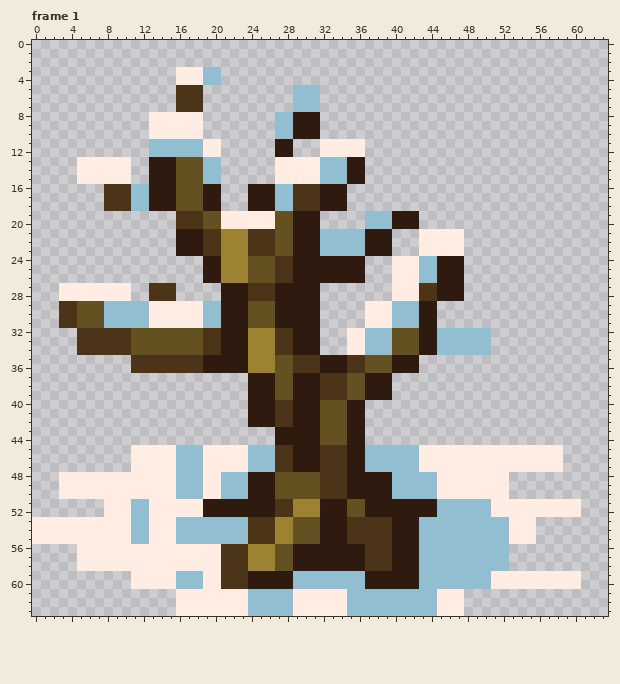
Pixel-art file -- games/jet/assets/art/trees.aseprite. Above is the file before it was changed.
64x64 pixels, 4 frames. Shown: frame 1. The commit also changed other frames, which this record leaves out.
After the commit:
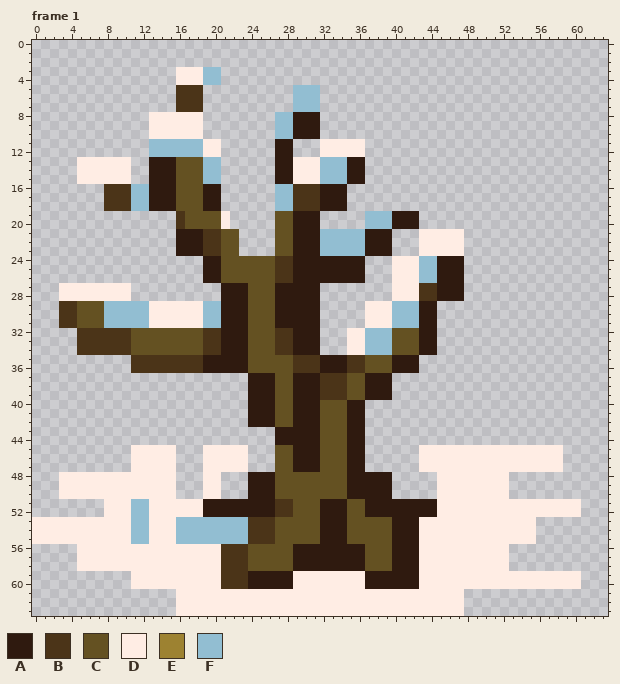
Palette (. is transparent): A #2f1a0f  B #4b3418  C #645122  D #ffede4  E #9d8231  F #92bed2
Difference:
--- frame 1, layer "art"
@@ x 11..30 @@
 12 ..FFFFFFDD......AA..
-13 ..AAACCCFF......DDDD
-14 ..AAACCCFF......DDDD
-15 ..AAACCCFF......DDDD
-16 FFAAACCCAA...AAAFFBB
-17 FFAAACCCAA...AAAFFBB
-18 FFAAACCCAA...AAAFFBB
-19 .....BBBCCDDDDDDCCAA
-20 .....BBBCCDDDDDDCCAA
-21 .....AAABBEEEBBBCCAA
-22 .....AAABBEEEBBBCCAA
-23 .....AAABBEEEBBBCCAA
-24 ........AAEEECCCBBAA
-25 ........AAEEECCCBBAA
-26 ........AAEEECCCBBAA
-27 ..BBB.....AAABBBAAAA
-28 ..BBB.....AAABBBAAAA
+13 ..AAACCCFF......AADD
+14 ..AAACCCFF......AADD
+15 ..AAACCCFF......AADD
+16 FFAAACCCAA......FFBB
+17 FFAAACCCAA......FFBB
+18 FFAAACCCAA......FFBB
+19 .....BCCCCD.....CCAA
+20 .....BCCCCD.....CCAA
+21 .....AAABBCC....CCAA
+22 .....AAABBCC....CCAA
+23 .....AAABBCC....CCAA
+24 ........AACCCCCCBBAA
+25 ........AACCCCCCBBAA
+26 ........AACCCCCCBBAA
+27 ..........AAACCCAAAA
+28 ..........AAACCCAAAA
 29 FFDDDDDDFFAAACCCAAAA
@@ x 22..52 @@
 31 AACCCAAAAA.....DDDFFFAA........
-32 AAEEEBBAAA...DDFFFCCCAAFFFFFF..
-33 AAEEEBBAAA...DDFFFCCCAAFFFFFF..
-34 AAEEEBBAAA...DDFFFCCCAAFFFFFF..
-35 AAEEECCBBBAAABBCCCAAA..........
-36 AAEEECCBBBAAABBCCCAAA..........
+32 AACCCBBAAA...DDFFFCCCAA........
+33 AACCCBBAAA...DDFFFCCCAA........
+34 AACCCBBAAA...DDFFFCCCAA........
+35 AACCCCCBBBAAABBCCCAAA..........
+36 AACCCCCBBBAAABBCCCAAA..........
 37 ..AAACCAAABBBCCAAA.............
@@ x 14..54 @@
 39 ..........AAACCAAABBBCCAAA...............
-40 ..........AAABBAAACCCAA..................
-41 ..........AAABBAAACCCAA..................
-42 ..........AAABBAAACCCAA..................
+40 ..........AAACCAAACCCAA..................
+41 ..........AAACCAAACCCAA..................
+42 ..........AAACCAAACCCAA..................
 43 .............AAAAACCCAA..................
 44 .............AAAAACCCAA..................
-45 DDFFFDDDDDFFFBBAAABBBAAFFFFFFDDDDDDDDDDDD
-46 DDFFFDDDDDFFFBBAAABBBAAFFFFFFDDDDDDDDDDDD
-47 DDFFFDDDDDFFFBBAAABBBAAFFFFFFDDDDDDDDDDDD
-48 DDFFFDDFFFAAACCCCCBBBAAAAAFFFFFDDDDDDDD..
-49 DDFFFDDFFFAAACCCCCBBBAAAAAFFFFFDDDDDDDD..
-50 DDFFFDDFFFAAACCCCCBBBAAAAAFFFFFDDDDDDDD..
-51 DDDDDAAAAAAAABBEEEAAACCAAAAAAAAFFFFFFDDDD
-52 DDDDDAAAAAAAABBEEEAAACCAAAAAAAAFFFFFFDDDD
-53 DDFFFFFFFFBBBEECCCAAABBBBBAAAFFFFFFFFFFDD
-54 DDFFFFFFFFBBBEECCCAAABBBBBAAAFFFFFFFFFFDD
-55 DDFFFFFFFFBBBEECCCAAABBBBBAAAFFFFFFFFFFDD
-56 DDDDDDDBBBEEECCAAAAAAAABBBAAAFFFFFFFFFF..
-57 DDDDDDDBBBEEECCAAAAAAAABBBAAAFFFFFFFFFF..
-58 DDDDDDDBBBEEECCAAAAAAAABBBAAAFFFFFFFFFF..
-59 DDFFFDDBBBAAAAAFFFFFFFFAAAAAAFFFFFFFFDDDD
-60 DDFFFDDBBBAAAAAFFFFFFFFAAAAAAFFFFFFFFDDDD
-61 ..DDDDDDDDFFFFFDDDDDDFFFFFFFFFFDDD.......
-62 ..DDDDDDDDFFFFFDDDDDDFFFFFFFFFFDDD.......
-63 ..DDDDDDDDFFFFFDDDDDDFFFFFFFFFFDDD.......
+45 DD...DDDDD...CCAAACCCAA......DDDDDDDDDDDD
+46 DD...DDDDD...CCAAACCCAA......DDDDDDDDDDDD
+47 DD...DDDDD...CCAAACCCAA......DDDDDDDDDDDD
+48 DD...DD...AAACCCCCCCCAAAAA.....DDDDDDDD..
+49 DD...DD...AAACCCCCCCCAAAAA.....DDDDDDDD..
+50 DD...DD...AAACCCCCCCCAAAAA.....DDDDDDDD..
+51 DDDDDAAAAAAAABBCCCAAACCAAAAAAAADDDDDDDDDD
+52 DDDDDAAAAAAAABBCCCAAACCAAAAAAAADDDDDDDDDD
+53 DDFFFFFFFFBBBCCCCCAAACCCCCAAADDDDDDDDDDDD
+54 DDFFFFFFFFBBBCCCCCAAACCCCCAAADDDDDDDDDDDD
+55 DDFFFFFFFFBBBCCCCCAAACCCCCAAADDDDDDDDDDDD
+56 DDDDDDDBBBCCCCCAAAAAAAACCCAAADDDDDDDDDD..
+57 DDDDDDDBBBCCCCCAAAAAAAACCCAAADDDDDDDDDD..
+58 DDDDDDDBBBCCCCCAAAAAAAACCCAAADDDDDDDDDD..
+59 DDDDDDDBBBAAAAADDDDDDDDAAAAAADDDDDDDDDDDD
+60 DDDDDDDBBBAAAAADDDDDDDDAAAAAADDDDDDDDDDDD
+61 ..DDDDDDDDDDDDDDDDDDDDDDDDDDDDDDDD.......
+62 ..DDDDDDDDDDDDDDDDDDDDDDDDDDDDDDDD.......
+63 ..DDDDDDDDDDDDDDDDDDDDDDDDDDDDDDDD.......
Pixel boxes of the changes (left, top, right, bottom) in both pictures:
changed: (176, 157, 509, 616)
erased: (149, 283, 176, 301)
